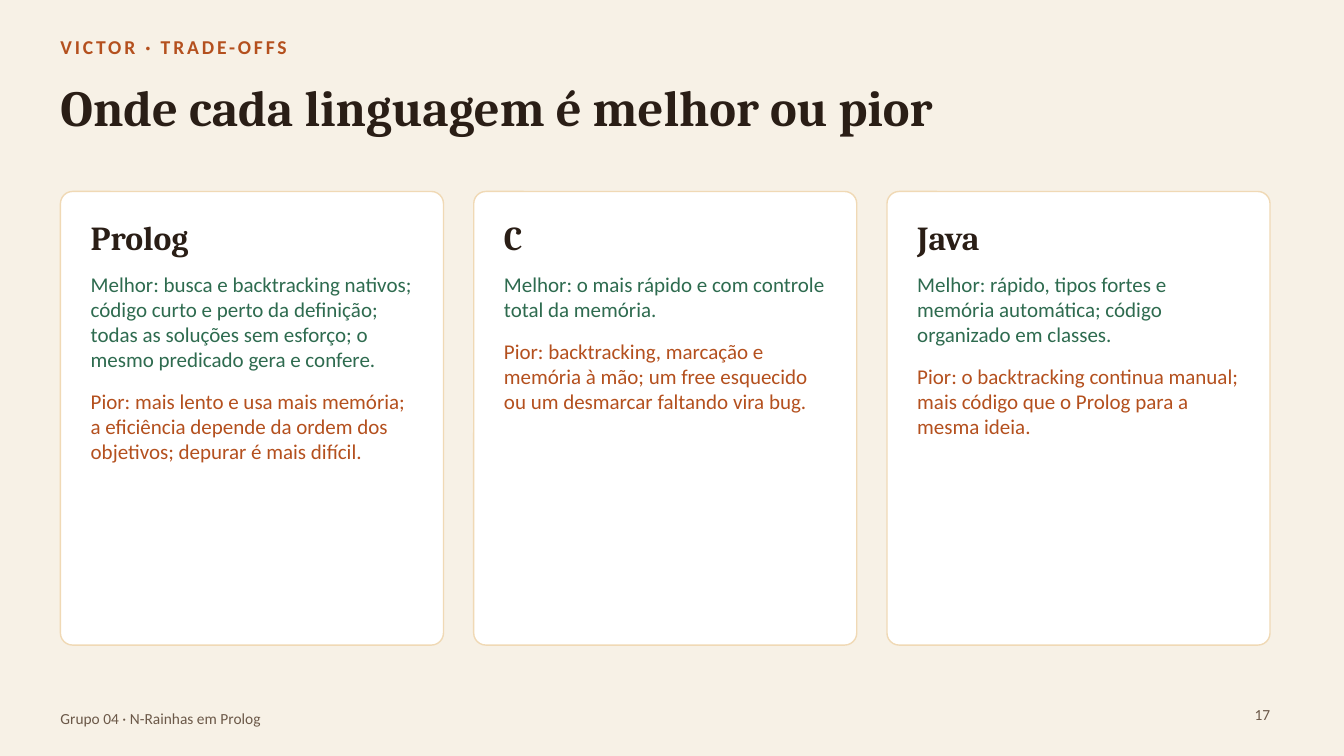
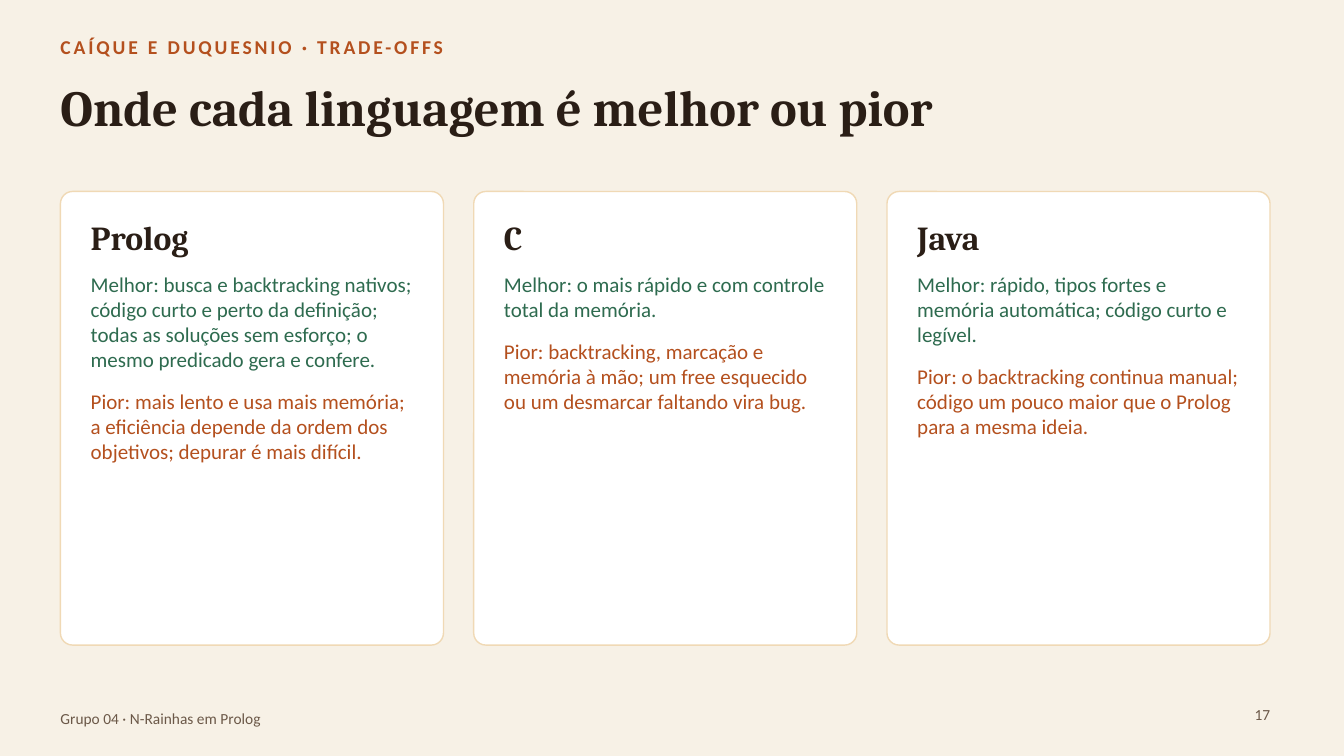
Before and after one commit to Alexandro-Junior/N-rainhas-com-backtracking, a slide deck: slide 17 of slides/Seminario-NRainhas-Grupo04.pptx. Drawn at 1344x756 pixels with LibreOffice and Linux fonts; fonts in the diff are those of the drawing. Boxes give left, top, right and bottom in pixels: in the first picture for what was removed or moved away, otherwise in the second. Text is boxed around its words. In the diff, an @@ line names an element or a change of style, - is before the commit and + after.

```diff
--- a/slides/Seminario-NRainhas-Grupo04.pptx
+++ b/slides/Seminario-NRainhas-Grupo04.pptx
@@ text at bbox=[60, 38, 443, 57]: text changed @@
-VICTOR · TRADE-OFFS
+CAÍQUE E DUQUESNIO · TRADE-OFFS
@@ text at bbox=[917, 277, 1238, 438]: text changed; text colour #2E6B4F to #B4501E @@
-Melhor: rápido, tipos fortes e memória automática; código organizado em classes.
-Pior: o backtracking continua manual; mais código que o Prolog para a mesma ideia.
+Melhor: rápido, tipos fortes e memória automática; código curto e legível.
+Pior: o backtracking continua manual; código um pouco maior que o Prolog para a mesma ideia.
```
Also in this commit, not shown: 6 other slides changed.
